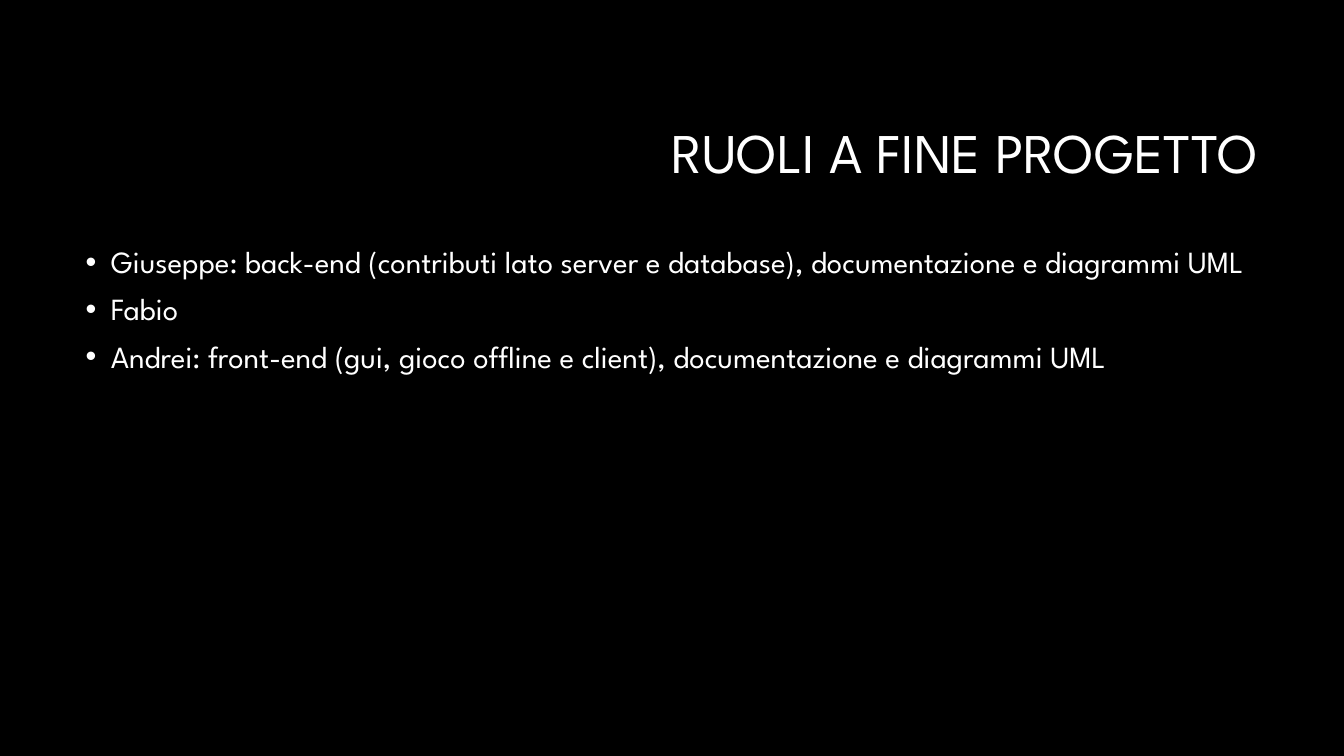
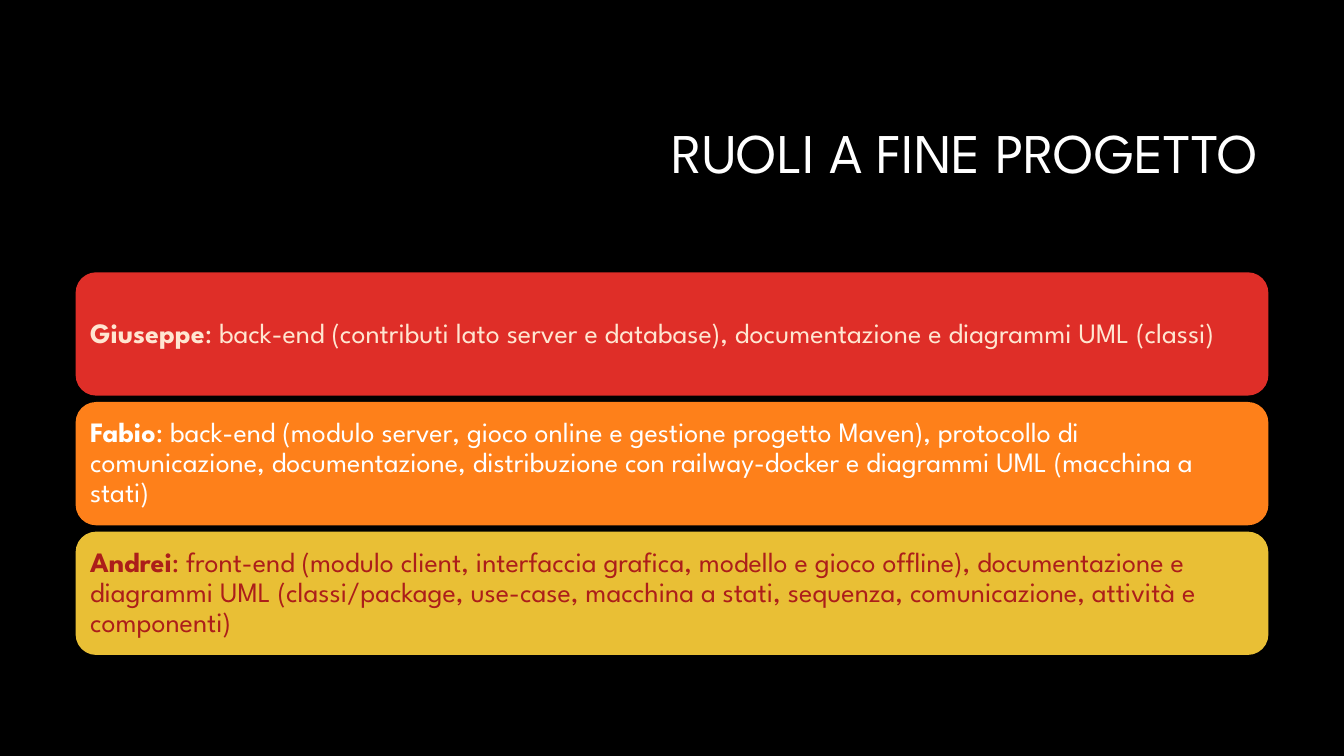
Before and after one commit to Andrei-Soava/Uno, a slide deck: slide 19 of documentazione/ONE_presentazione.pptx. Drawn at 1344x756 pixels with LibreOffice and Linux fonts; fonts in the diff are those of the drawing; background and template pictures are left out. Boxes give left, top, right and bottom in pixels: in the first picture for what was removed or moved away, otherwise in the second. Text is boxed around its words. In the diff, an @@ line names an element or a change of style, - is before the commit and + after.

```diff
--- a/documentazione/ONE_presentazione.pptx
+++ b/documentazione/ONE_presentazione.pptx
@@ text removed at [111,251,1243,375] @@
-• Giuseppe: back-end (contributi lato server e database), documentazione e diagrammi UML
-• Fabio
-• Andrei: front-end (gui, gioco offline e client), documentazione e diagrammi UML
@@ group added at [76,272,1268,654]: 3 rounded rectangles, 3 texts @@
+Giuseppe: back-end (contributi lato server e database), documentazione e diagrammi UML (classi)
+Fabio: back-end (modulo server, gioco online e gestione progetto Maven), protocollo di comunicazione, documentazione, distribuzione con railway-docker e diagrammi UML (macchina a stati)
+Andrei: front-end (modulo client, interfaccia grafica, modello e gioco offline), documentazione e diagrammi UML (classi/package, use-case, macchina a stati, sequenza, comunicazione, attività e componenti)
```
Also in this commit, not shown: 6 other slides changed, 5 other files.
